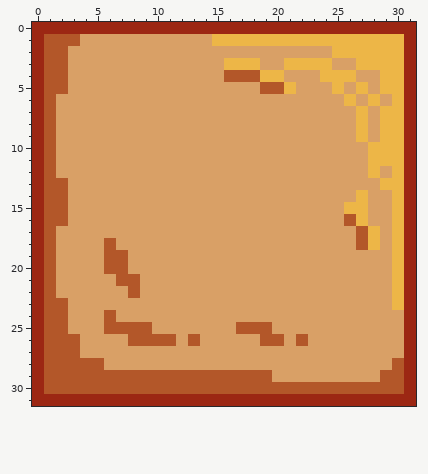
Edited in one commit: pixel-art file (Assets/Aseprite/wall.aseprite). The picture above was drawn from the file before the commit.
32x32 pixels, 1 frame.
The same view after the edit:
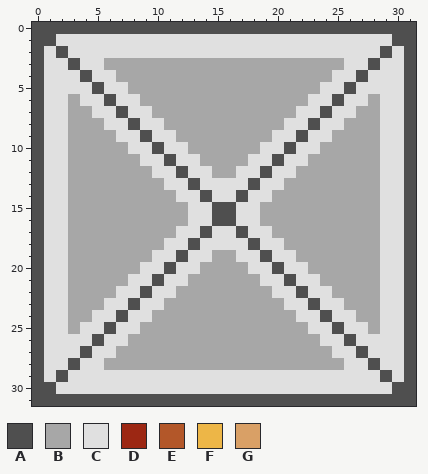
Palette (. is transparent): A #4f4f4f  B #a7a7a7  C #e0e0e0  D #9c2713  E #b35729  F #edb647  G #d9a066
Diff:
@@ x 0..31 @@
- 0 DDDDDDDDDDDDDDDDDDDDDDDDDDDDDDDD
- 1 DEEEGGGGGGGGGGGFFFFFFFFFFFFFFFFD
- 2 DEEGGGGGGGGGGGGGGGGGGGGGGFFFFFFD
- 3 DEEGGGGGGGGGGGGGFFFGGFFFFGGFFFFD
- 4 DEEGGGGGGGGGGGGGEEEFFGGGFFFGGFFD
- 5 DEEGGGGGGGGGGGGGGGGEEFGGGFGFGFFD
- 6 DEGGGGGGGGGGGGGGGGGGGGGGGGFGFGFD
- 7 DEGGGGGGGGGGGGGGGGGGGGGGGGGFGFFD
- 8 DEGGGGGGGGGGGGGGGGGGGGGGGGGFGFFD
- 9 DEGGGGGGGGGGGGGGGGGGGGGGGGGFGFFD
-10 DEGGGGGGGGGGGGGGGGGGGGGGGGGGFFFD
-11 DEGGGGGGGGGGGGGGGGGGGGGGGGGGFFFD
-12 DEGGGGGGGGGGGGGGGGGGGGGGGGGGFGFD
-13 DEEGGGGGGGGGGGGGGGGGGGGGGGGGGFFD
-14 DEEGGGGGGGGGGGGGGGGGGGGGGGGFGGFD
-15 DEEGGGGGGGGGGGGGGGGGGGGGGGFFGGFD
-16 DEEGGGGGGGGGGGGGGGGGGGGGGGEFGGFD
-17 DEGGGGGGGGGGGGGGGGGGGGGGGGGEFGFD
-18 DEGGGGEGGGGGGGGGGGGGGGGGGGGEFGFD
-19 DEGGGGEEGGGGGGGGGGGGGGGGGGGGGGFD
-20 DEGGGGEEGGGGGGGGGGGGGGGGGGGGGGFD
-21 DEGGGGGEEGGGGGGGGGGGGGGGGGGGGGFD
-22 DEGGGGGGEGGGGGGGGGGGGGGGGGGGGGFD
-23 DEEGGGGGGGGGGGGGGGGGGGGGGGGGGGFD
-24 DEEGGGEGGGGGGGGGGGGGGGGGGGGGGGGD
-25 DEEGGGEEEEGGGGGGGEEEGGGGGGGGGGGD
-26 DEEEGGGGEEEEGEGGGGGEEGEGGGGGGGGD
-27 DEEEGGGGGGGGGGGGGGGGGGGGGGGGGGGD
-28 DEEEEEGGGGGGGGGGGGGGGGGGGGGGGGED
-29 DEEEEEEEEEEEEEEEEEEEGGGGGGGGGEED
-30 DEEEEEEEEEEEEEEEEEEEEEEEEEEEEEED
-31 DDDDDDDDDDDDDDDDDDDDDDDDDDDDDDDD
+ 0 AAAAAAAAAAAAAAAAAAAAAAAAAAAAAAAA
+ 1 AACCCCCCCCCCCCCCCCCCCCCCCCCCCCAA
+ 2 ACACCCCCCCCCCCCCCCCCCCCCCCCCCACA
+ 3 ACCACCBBBBBBBBBBBBBBBBBBBBCCACCA
+ 4 ACCCACCBBBBBBBBBBBBBBBBBBCCACCCA
+ 5 ACCCCACCBBBBBBBBBBBBBBBBCCACCCCA
+ 6 ACCBCCACCBBBBBBBBBBBBBBCCACCBCCA
+ 7 ACCBBCCACCBBBBBBBBBBBBCCACCBBCCA
+ 8 ACCBBBCCACCBBBBBBBBBBCCACCBBBCCA
+ 9 ACCBBBBCCACCBBBBBBBBCCACCBBBBCCA
+10 ACCBBBBBCCACCBBBBBBCCACCBBBBBCCA
+11 ACCBBBBBBCCACCBBBBCCACCBBBBBBCCA
+12 ACCBBBBBBBCCACCBBCCACCBBBBBBBCCA
+13 ACCBBBBBBBBCCACCCCACCBBBBBBBBCCA
+14 ACCBBBBBBBBBCCACCACCBBBBBBBBBCCA
+15 ACCBBBBBBBBBBCCAACCBBBBBBBBBBCCA
+16 ACCBBBBBBBBBBCCAACCBBBBBBBBBBCCA
+17 ACCBBBBBBBBBCCACCACCBBBBBBBBBCCA
+18 ACCBBBBBBBBCCACCCCACCBBBBBBBBCCA
+19 ACCBBBBBBBCCACCBBCCACCBBBBBBBCCA
+20 ACCBBBBBBCCACCBBBBCCACCBBBBBBCCA
+21 ACCBBBBBCCACCBBBBBBCCACCBBBBBCCA
+22 ACCBBBBCCACCBBBBBBBBCCACCBBBBCCA
+23 ACCBBBCCACCBBBBBBBBBBCCACCBBBCCA
+24 ACCBBCCACCBBBBBBBBBBBBCCACCBBCCA
+25 ACCBCCACCBBBBBBBBBBBBBBCCACCBCCA
+26 ACCCCACCBBBBBBBBBBBBBBBBCCACCCCA
+27 ACCCACCBBBBBBBBBBBBBBBBBBCCACCCA
+28 ACCACCBBBBBBBBBBBBBBBBBBBBCCACCA
+29 ACACCCCCCCCCCCCCCCCCCCCCCCCCCACA
+30 AACCCCCCCCCCCCCCCCCCCCCCCCCCCCAA
+31 AAAAAAAAAAAAAAAAAAAAAAAAAAAAAAAA
Where, in picture pixels (left, top, right, bottom), the same in both pictures:
changed: (32, 22, 416, 406)
